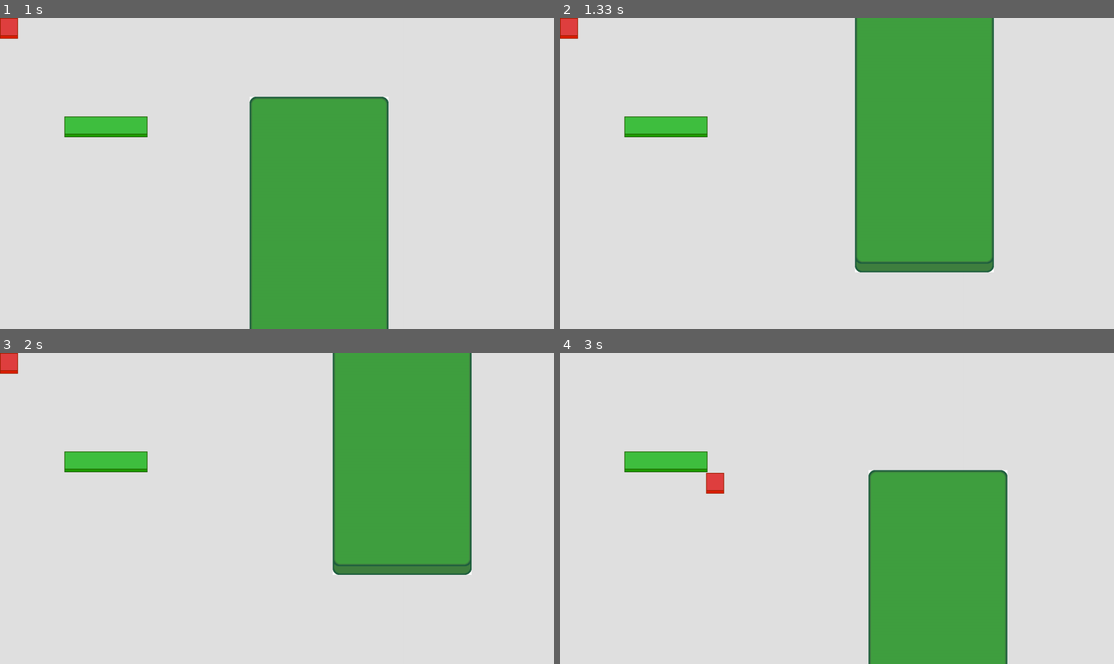
Above: before the commit, frames 1-4 (two rows, left to right).
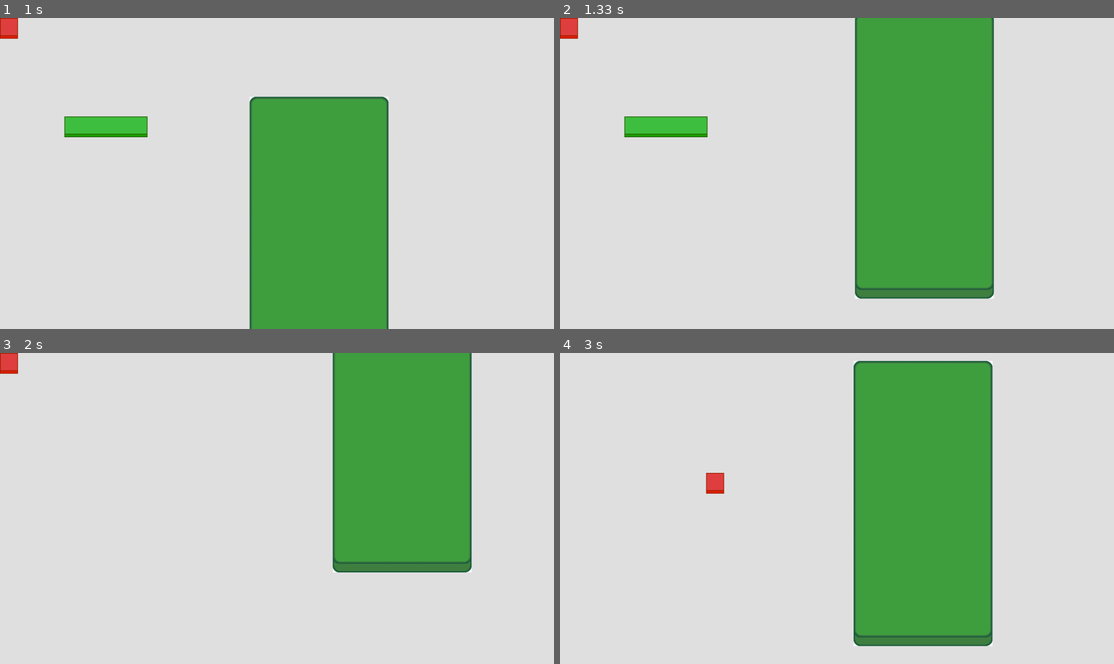
Above: after the commit, the same moments.

Repository: Wingedillidan/I-Learn_Pygame
Game: pygame game, started from PosTool/main.py
Two runs of this game, one before a commit and one after it. Both use one fixed random seed, a clock stepped at 60 frames per second and the inputs below. The source is Python 2; it was converted automatically to run under Python 3.
Inputs (mouse positions are in pixels of both pictures, inside the frame that each line leads up to):
- Up to frame 1 (1 s): press the mouse at (38, 27) at 0.37 s; move the mouse to (72, 77) at 0.47 s; release the mouse at (105, 126) at 0.6 s; press the mouse at (66, 161) at 0.7 s; move the mouse to (193, 198) at 0.8 s; release the mouse at (321, 238) at 0.93 s
- Up to frame 2 (1.33 s): press the mouse at (881, 213) at 1.03 s; move the mouse to (903, 170) at 1.13 s; release the mouse at (925, 129) at 1.27 s
- Up to frame 3 (2 s): right-click (332, 573) at 1.38 s; press the mouse at (365, 492) at 1.7 s; move the mouse to (382, 461) at 1.8 s; release the mouse at (404, 430) at 1.93 s
- Up to frame 4 (3 s): press the mouse at (571, 362) at 2.03 s; move the mouse to (643, 424) at 2.13 s; release the mouse at (715, 483) at 2.27 s; press the mouse at (925, 492) at 2.37 s; move the mouse to (897, 471) at 2.47 s; release the mouse at (870, 446) at 2.6 s; press the mouse at (925, 492) at 2.7 s; move the mouse to (931, 552) at 2.8 s; release the mouse at (936, 611) at 2.93 s

Frame 1 is identical in both runs. In frame 2, 3.0% of the frame differs, in the area x 53-79%, y 0-91%; in frame 3, 1.6%; in frame 4, 16%, in the area x 11-81%, y 2-100%.

Commit message:
it actually moves things in relation to where you clicked!

Diff:
--- a/PosTool/main.py
+++ b/PosTool/main.py
@@ -12,13 +12,23 @@
         self.image, self.rect = load.image(name, colorkey)
         self.grabbed = False
         self.name = name
+        self.dx = 0
+        self.dy = 0
 
     def update(self):
         if self.grabbed:
             pos = pygame.mouse.get_pos()
-            self.rect.center = pos
-        else:
-            return False
+            offset = (pos[0]-self.dx, pos[1]-self.dy)
+
+            self.rect.topleft = offset
+
+    def grab(self):
+        self.grabbed = True
+
+        pos = pygame.mouse.get_pos()
+        self.dx = pos[0] - self.rect.x
+        self.dy = pos[1] - self.rect.y
+
 
 icon, icon_rect = load.image('cursor.bmp', (255, 255, 255))
 pygame.display.set_icon(icon)
@@ -46,14 +56,16 @@
 
             for thing in testgroup.sprites():
                 if thing.rect.collidepoint(pos):
-                    thing.grabbed = True
+                    thing.grab()
                     break
+        elif e.type == MOUSEBUTTONDOWN and e.button == 3:
+            testgroup.remove(testgroup.sprites()[0])
         elif e.type == MOUSEBUTTONUP:
             for thing in testgroup.sprites():
                 thing.grabbed = False
 
+    testgroup.update()
     testgroup.clear(screen, background)
-    testgroup.update()
     testgroup.draw(screen)
 
     pygame.display.update()
--- a/setup.py
+++ b/setup.py
@@ -8,7 +8,7 @@
     'author': 'Collin McLean',
     'url': 'http://github.com/wingedillidan/PosTool',
     'author_email': 'wingedillidan@gmail.com',
-    'version': '0.1.1c1',
+    'version': '0.1.1c2',
     'install_requires': ['nose'],
     'packages': ['PosTool'],
     'scripts': [],
